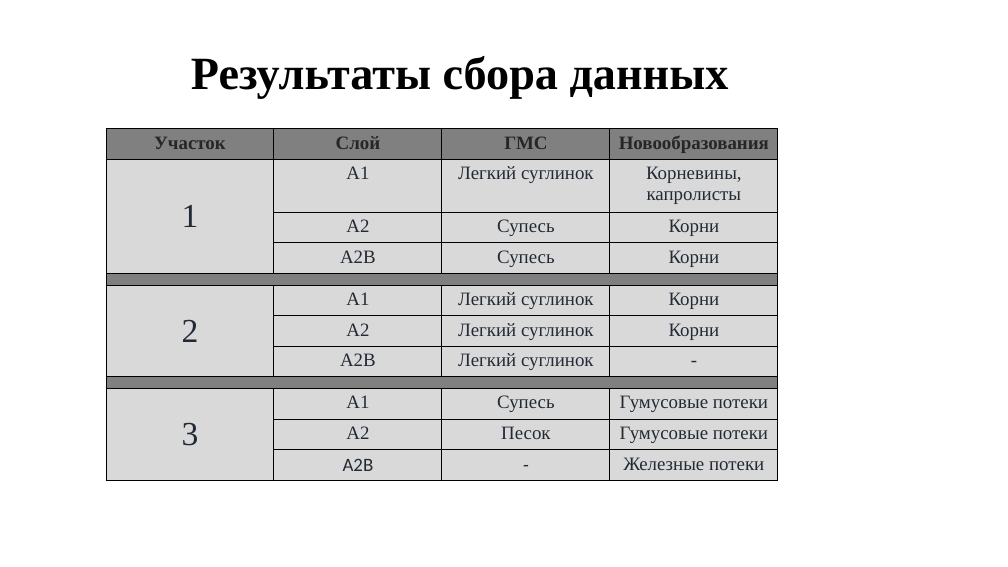
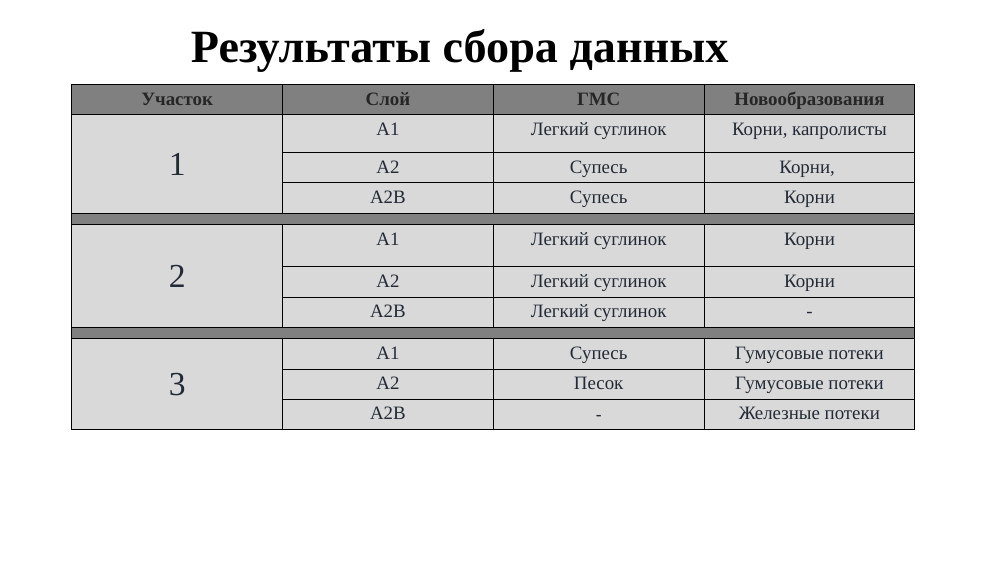
Before and after one commit to Zhabich12/PochvaZZZ, a slide deck: slide 6 of презентация PochaZZZ.pptx (slide 5 before the commit). Drawn at 1008x567 pixels with LibreOffice and Linux fonts; fonts in the diff are those of the drawing. Boxes give left, top, right and bottom in pixels: in the first picture for what was removed or moved away, otherwise in the second. Text is boxed around its words. In the diff, an @@ line names an element or a change of style, - is before the commit and + after.

```diff
--- a/презентация PochaZZZ.pptx
+++ b/презентация PochaZZZ.pptx
@@ text "Результаты сбора данных": place and size @@
-text "Результаты сбора данных" at [191,56,729,99]
+text "Результаты сбора данных" at [191,29,729,72]
@@ table at [72,85,916,430] @@
-row 2, column 4: Корневины, капролисты
+row 2, column 4: Корни, капролисты
-row 3, column 4: Корни
+row 3, column 4: Корни,
@@ font Calibri to Times New Roman in "A2B" @@
@@ table: place and size @@
-table at [106,129,777,480]
+table at [72,85,916,430]
```
Also in this commit, not shown: 2 other slides changed, 2 slides added, 2 slides removed, 2 other files.
